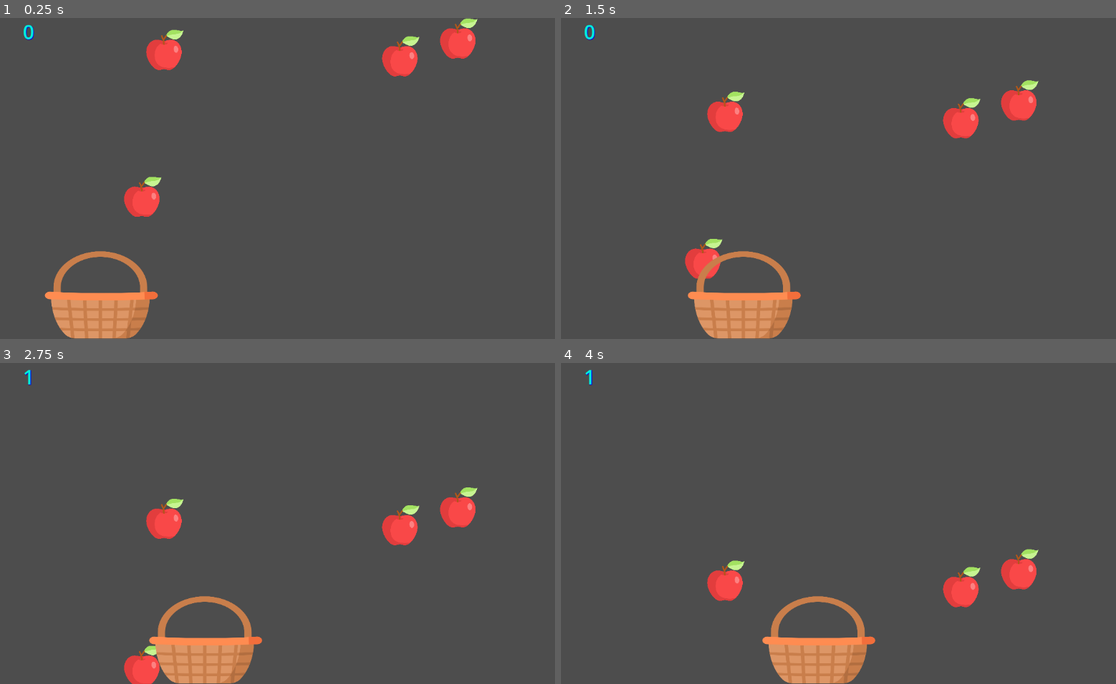
Above: before the commit, frames 1-4 (two rows, left to right).
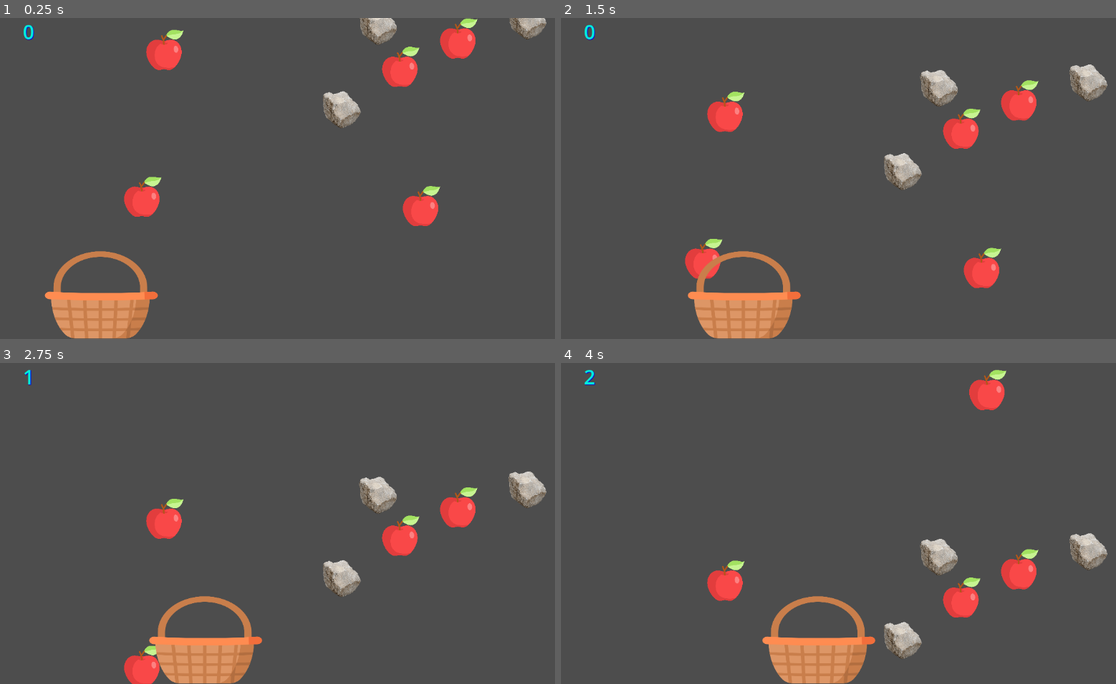
Above: after the commit, the same moments.

Repository: KhanakKRDS/apple_basket_2025
Game: Godot game, scene res://better_apples.tscn
Two runs of this game, one before a commit and one after it. Both use one fixed random seed, a clock stepped at 60 frames per second and the inputs below.
Inputs:
- Up to frame 1 (0.25 s): no input
- Up to frame 2 (1.5 s): hold Right 0.53-1.28 s; hold Left from 1.28 s (still down)
- Up to frame 3 (2.75 s): release Left at 2.03 s; hold Right from 2.03 s (still down)
- Up to frame 4 (4 s): release Right at 3.53 s; hold Left from 3.53 s (still down)

The runs differ from the first frame. In frame 1, 2.4% of the frame differs, in the area x 58-99%, y 0-65%; in frame 2, 2.8%; in frame 3, 2.2%; in frame 4, 2.8%, in the area x 4-99%, y 2-93%.

Commit message:
added multiple stones at random x position

Diff:
--- a/apple-catcher/better_apple.gd
+++ b/apple-catcher/better_apple.gd
@@ -2,7 +2,7 @@
 
 var min_x = 20 # position of apples
 var max_x = 1150 # position of apples
-var num_apples = 4 #number of apples visible on screen at a time
+var num_apples = 5 #number of apples visible on screen at a time
 var new_apples = [] # stores sll the new apples made
 
 
--- a/apple-catcher/better_apples.tscn
+++ b/apple-catcher/better_apples.tscn
@@ -1,24 +1,25 @@
-[gd_scene load_steps=11 format=3 uid="uid://e8rfwr6rihsm"]
+[gd_scene load_steps=12 format=3 uid="uid://e8rfwr6rihsm"]
 
 [ext_resource type="Script" uid="uid://yawfgwt04vwx" path="res://better_basket.gd" id="1_8q4iw"]
 [ext_resource type="Texture2D" uid="uid://qy5xgg6v3m20" path="res://wicker-basket.png" id="1_n6xs7"]
 [ext_resource type="Texture2D" uid="uid://bbkri0cend5g6" path="res://apple.png" id="2_8q4iw"]
 [ext_resource type="Script" uid="uid://g2dj8qlwhgwc" path="res://better_apple.gd" id="3_glxhr"]
 [ext_resource type="Texture2D" uid="uid://u127ur3hfvbf" path="res://star.png" id="5_mscbv"]
+[ext_resource type="Script" uid="uid://b24ajl4rwcs7j" path="res://stone.gd" id="6_82mcb"]
 [ext_resource type="Texture2D" uid="uid://c7j3dc3f8yh4i" path="res://stone.png" id="6_vio3b"]
 
 [sub_resource type="CircleShape2D" id="CircleShape2D_mscbv"]
 radius = 53.15073
-
-[sub_resource type="CapsuleShape2D" id="CapsuleShape2D_glxhr"]
-radius = 55.96112
-height = 214.35492
 
 [sub_resource type="RectangleShape2D" id="RectangleShape2D_vio3b"]
 size = Vector2(81, 73)
 
 [sub_resource type="RectangleShape2D" id="RectangleShape2D_82mcb"]
 size = Vector2(89, 76)
+
+[sub_resource type="CapsuleShape2D" id="CapsuleShape2D_glxhr"]
+radius = 55.96112
+height = 214.35492
 
 [node name="BetterApples" type="Node2D"]
 
@@ -34,20 +35,6 @@
 [node name="apple_collison" type="CollisionShape2D" parent="apple"]
 position = Vector2(-1, 1)
 shape = SubResource("CircleShape2D_mscbv")
-
-[node name="basket" type="Area2D" parent="."]
-position = Vector2(201, 555)
-script = ExtResource("1_8q4iw")
-
-[node name="basket_image" type="Sprite2D" parent="basket"]
-position = Vector2(3.12503, 3.87497)
-scale = Vector2(0.445801, 0.343262)
-texture = ExtResource("1_n6xs7")
-
-[node name="basket_collision" type="CollisionShape2D" parent="basket"]
-position = Vector2(1, 37)
-rotation = 1.5548762
-shape = SubResource("CapsuleShape2D_glxhr")
 
 [node name="score" type="Label" parent="."]
 offset_right = 115.0
@@ -73,6 +60,7 @@
 
 [node name="stone" type="CharacterBody2D" parent="."]
 position = Vector2(526, -67)
+script = ExtResource("6_82mcb")
 
 [node name="stone_image" type="Sprite2D" parent="stone"]
 position = Vector2(7.62939e-06, -2.86102e-06)
@@ -83,4 +71,18 @@
 position = Vector2(2, -5)
 shape = SubResource("RectangleShape2D_82mcb")
 
+[node name="basket" type="Area2D" parent="."]
+position = Vector2(201, 555)
+script = ExtResource("1_8q4iw")
+
+[node name="basket_image" type="Sprite2D" parent="basket"]
+position = Vector2(3.12503, 3.87497)
+scale = Vector2(0.445801, 0.343262)
+texture = ExtResource("1_n6xs7")
+
+[node name="basket_collision" type="CollisionShape2D" parent="basket"]
+position = Vector2(1, 37)
+rotation = 1.5548762
+shape = SubResource("CapsuleShape2D_glxhr")
+
 [connection signal="body_entered" from="basket" to="basket" method="_on_body_entered"]
--- /dev/null
+++ b/apple-catcher/stone.gd
@@ -0,0 +1,45 @@
+extends CharacterBody2D
+
+var min_x = 0 # position of stones
+var max_x = 1152 # position of stones
+var num_stones = 4 #number of stones visible on screen at a time
+var new_stones = [] # stores sll the new stones made
+
+
+func _ready():
+	_multiple_stones(num_stones)
+
+func _physics_process(delta: float) -> void:
+	for stone in new_stones:
+		stone.velocity = Vector2(0, 100) # moves down
+		stone.move_and_slide()
+
+		#resets the stone to zero if the stone is outside the screen
+		if stone.position.y >648:
+			stone.position.x = randf_range(min_x, max_x)
+			stone.position.y = 0
+
+func _multiple_stones(num_stones):
+	for i in range(num_stones):
+		#sprite for stone image
+		var stone = CharacterBody2D.new()
+		var sprite = Sprite2D.new()
+		sprite.texture = preload("res://stone.png")
+		sprite.scale = Vector2(0.104, 0.134) # size of the stone
+		stone.add_child(sprite) # adding the new stone sprite image as its child of the original stone
+
+		#collision layer for each stone
+		var shape = CollisionShape2D.new()
+		shape.shape = RectangleShape2D.new()
+		shape.shape.extents = sprite.texture.get_size() * sprite.scale * 0.5
+		stone.add_child(shape)
+
+		#stone's position and initial velocity
+		stone.position = Vector2(randf_range(min_x, max_x), randf_range(0,600))
+		stone.velocity = Vector2(0, 200)
+
+		#connecting to increase the score
+		add_child(stone)
+		new_stones.append(stone)
+		var basket = get_node("basket")
+		stone.connect("body_entered", Callable(stone, "_on_body_entered"))
Not shown, added: apple-catcher/stone.gd.uid
